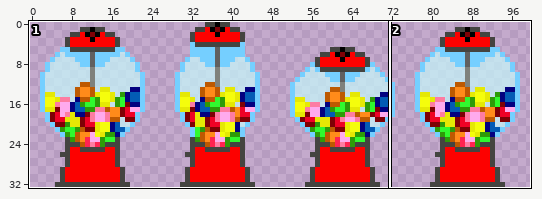
A sprite sheet gets an edit: app/assets/images/phaser_assets/sprites/gumball_machine.png. Above: a wide view before the commit, with the close-up outlined.
Close-up. First the earlier version:
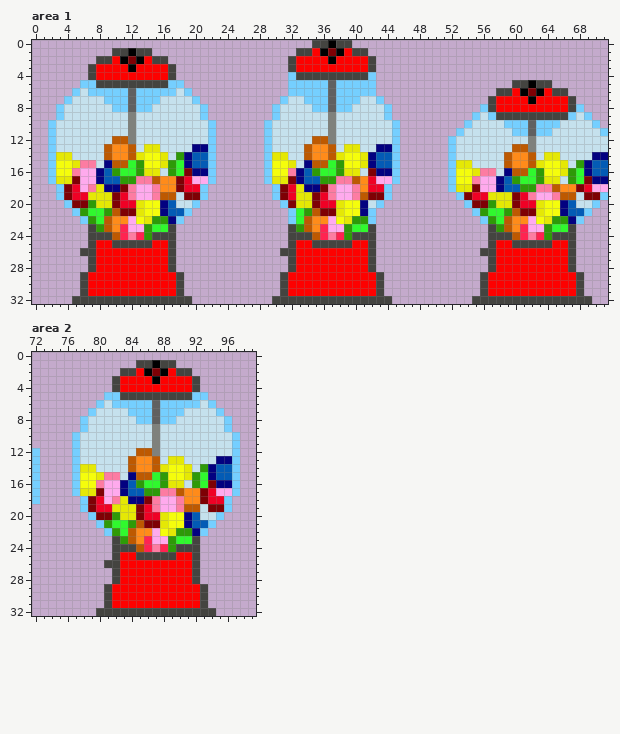
The file is 100x33 pixels. Colours within 5 levels of each other are drawn and written as one. Shown: area 1: x 0..71, y 0..32; area 2: x 72..99, y 0..32.
New version:
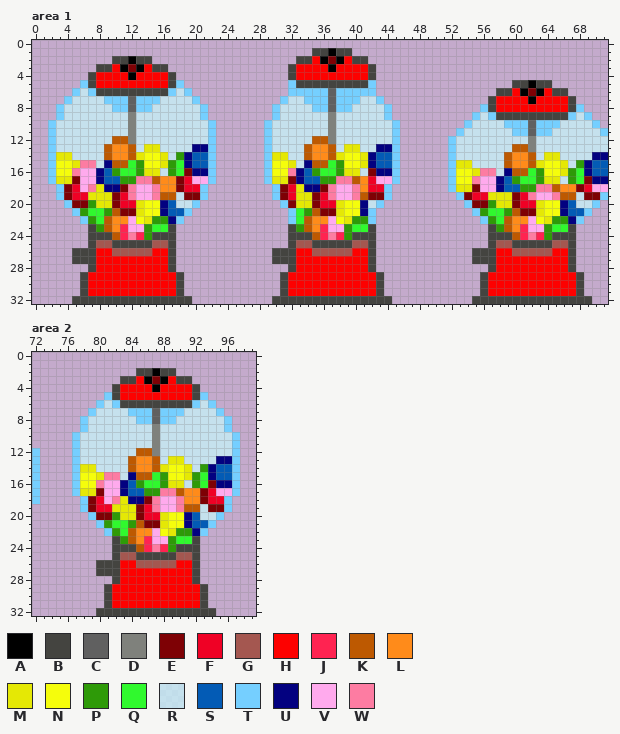
Palette (. is transparent): A #000000  B #444440  C #606060  D #7f817c  E #7e0105  F #ef0125  G #a45750  H #fd0100  J #ff2351  K #bd5901  L #ff8b1a  M #e5e805  N #f5fd0c  P #2e9a08  Q #30f92e  R #c5f6fab7  S #035bb5  T #75cfff  U #030180  V #ffaaed  W #fd7ca2
Diff:
Area 1:
y 0: x 35..39 BBABB -> .....
y 1: x 10..14 BBABB -> .....; x 33..41 BBHAEAHBB -> ..BBABB..
y 2: x 8..16 BBHAEAHBB -> ..BBABB..; x 32..34 BHH -> .BB; x 36..38 HAH -> AEA; x 40..42 HHB -> BB.
y 3: x 7..9 BHH -> .BB; x 11..13 HAH -> AEA; x 15..17 HHB -> BB.; x 37 H -> A
y 4: x 12 H -> A; x 32..42 TBBBBBBBBBT -> BHHHHHHHHHB
y 5: x 7..17 TBBBBBBBBBT -> BHHHHHHHHHB; x 33..41 TTTTCTTTT -> BBBBBBBBB
y 6: x 8..16 TTTTCTTTT -> BBBBBBBBB
y 25: x 8..9 HH -> GG; x 15..16 HH -> GG; x 33..34 HH -> GG; x 40..41 HH -> GG; x 58..59 HH -> GG; x 65..66 HH -> GG
y 26: x 5 . -> B; x 10..14 HHHHH -> GGGGG; x 30 . -> B; x 35..39 HHHHH -> GGGGG; x 55 . -> B; x 60..64 HHHHH -> GGGGG
y 27: x 5..6 .. -> BB; x 30..31 .. -> BB; x 55..56 .. -> BB
Area 2:
y 1: x 85..89 BBABB -> .....
y 2: x 83..91 BBHAEAHBB -> ..BBABB..
y 3: x 82..84 BHH -> .BB; x 86..88 HAH -> AEA; x 90..92 HHB -> BB.
y 4: x 87 H -> A
y 5: x 82..92 TBBBBBBBBBT -> BHHHHHHHHHB
y 6: x 83..91 TTTTCTTTT -> BBBBBBBBB
y 25: x 83..84 HH -> GG; x 90..91 HH -> GG
y 26: x 80 . -> B; x 85..89 HHHHH -> GGGGG
y 27: x 80..81 .. -> BB
